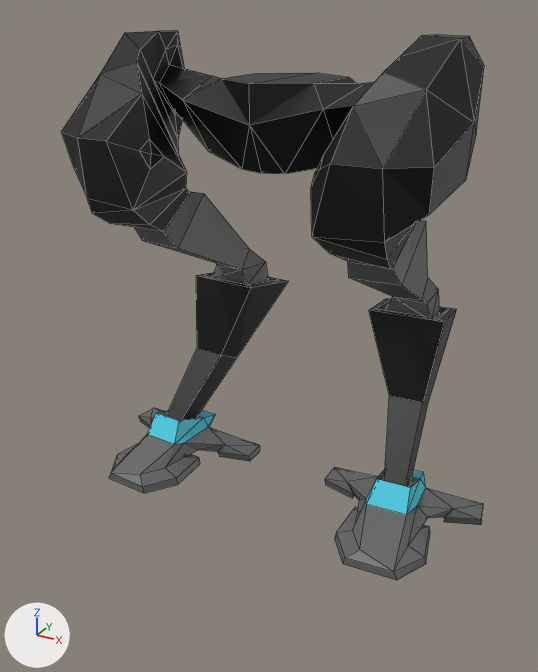
Renders of the Blender file Assets/RobotParts/PrimaryMove/WalkLegs/WalkLegsModel.blend from each side of a commit.
Before and after are seen from a 50 mm camera at (9.86, -18.74, 2.59) aimed at (-0.32, -0.23, -6.67). Arrows for +X, +Y and +Z are at lower left; the lights stay in place. Mesh edges are drawn as thin lines.

Names of what the first picture shows: 'Legs'.
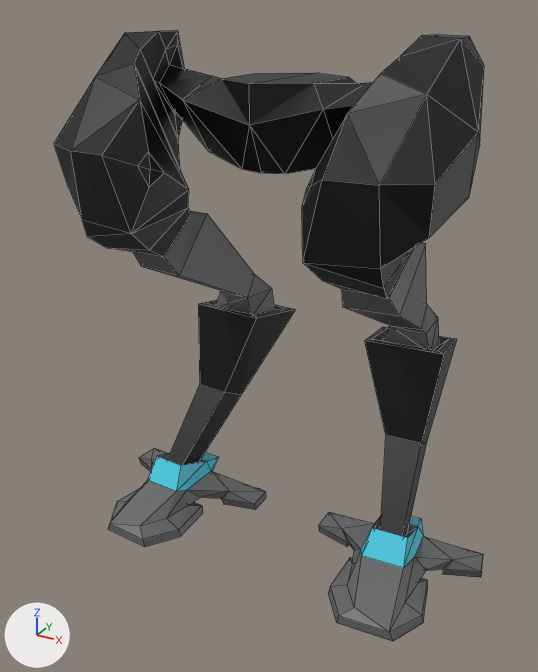
Where the change shows, as pixel boxes [x1, y1, x2, y2] in the pictures (538 x 672 px; the box of a moved part takes in the faces that stretch with it):
'Legs', reshaped (11% taller): before [61, 30, 484, 580]; after [54, 30, 484, 641]
part 1 of me_cube, moved or reshaped: before [109, 249, 483, 580]; after [108, 274, 483, 641]
part 2 of me_cube, moved or reshaped: before [61, 33, 484, 300]; after [54, 33, 484, 329]

Edits to the bpy script that builds the scene:
```text
Change me_cube:
    used by ob_legs; location = (0.0, 0.0, 0.0)
    remove me_cube.from_pydata(...)  # 154 vertices, 195 faces; spans x 0.0..6.56, y -3.73..4.24, z -11.98..2.0
    add me_cube.from_pydata(...)  # 154 vertices, 195 faces; spans x 0.0..6.77, y -4.01..4.57, z -14.0..2.0
    me_cube part 1: 82 of the vertices in x 1.45..6.56, y -2.87..4.24, z -11.98..-5.02 are multiplied about their middle by the matrix ((1.078, 0.0, 0.0), (0.0, 1.078, 0.0), (0.0, 0.0, 1.15)), then moved by (0.02, 0.03, -1.03)
    me_cube part 2: 34 of the vertices in x 2.26..5.61, y -3.73..0.3, z -3.9..1.28 are multiplied about their middle by the matrix ((1.078, 0.0, 0.0), (0.0, 1.078, 0.0), (0.0, 0.0, 1.15)), then moved by (0.02, 0.03, -1.03)
```
